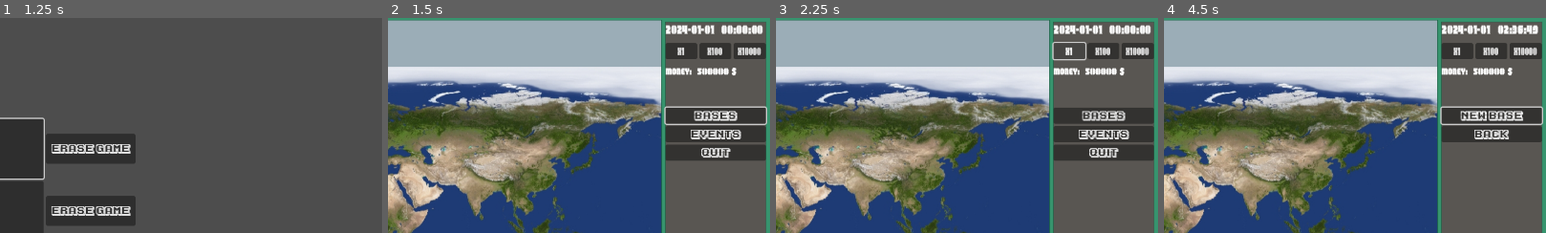
Above: before the commit, frames 1-4 (left to right).
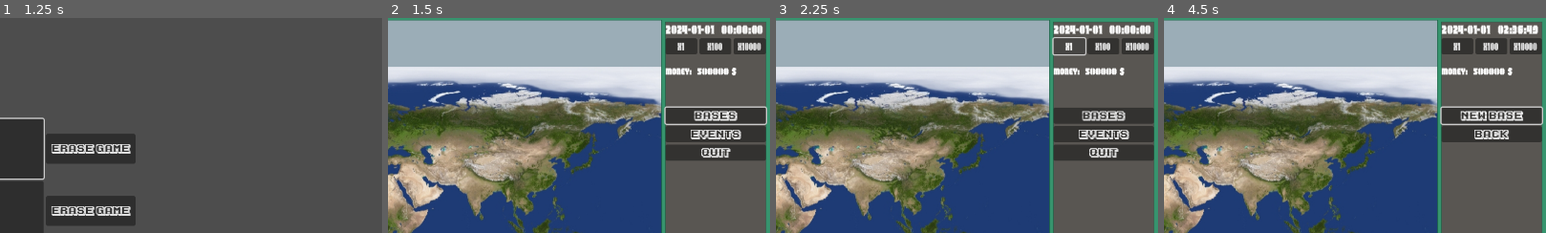
Above: after the commit, the same moments.

Repository: mmyumu/OVNI-godot
Game: Godot game, scene res://menu.tscn
Same seed, same stepped clock (60 frames per second), same inputs: the game is played once before the commit and once after it.
Inputs (mouse positions are % of the whole screen's width and height, from its top left):
- Up to frame 1 (1.25 s): click "Start" at 0.5 s
- Up to frame 2 (1.5 s): click (44, 30) at 1.27 s
- Up to frame 3 (2.25 s): click "x1" at 2 s
- Up to frame 4 (4.5 s): click "x100" at 2.75 s; click "x10000" at 3.5 s; click "Bases" at 4.25 s
The pictures show only the part of the screen within x 50-100%, y 0-50%; the shares and areas given below are measured in that part.

Frame 1 is identical in both runs. In frame 2, 1.6% of the frame differs, in the area x 72-99%, y 9-20%; in frame 3, 1.5%; in frame 4, 1.6%.

Commit message:
Add clock in base view

Diff:
--- a/base/main.tscn
+++ b/base/main.tscn
@@ -1,10 +1,12 @@
-[gd_scene load_steps=6 format=3 uid="uid://c486n4h63xkna"]
+[gd_scene load_steps=8 format=3 uid="uid://c486n4h63xkna"]
 
 [ext_resource type="Script" path="res://base/main.gd" id="1_a23l8"]
 [ext_resource type="PackedScene" uid="uid://ch7s01w5lmnap" path="res://base/background.tscn" id="1_fhmdp"]
 [ext_resource type="FontFile" uid="uid://cu1gycbn7rgh1" path="res://fonts/ka1.ttf" id="4_yc5lt"]
 [ext_resource type="PackedScene" uid="uid://bmso1vmitbyk8" path="res://base/base_layout.tscn" id="5_0x8xb"]
 [ext_resource type="PackedScene" uid="uid://d38erjkct3v6a" path="res://base/menus/base_menu.tscn" id="5_xfhtt"]
+[ext_resource type="PackedScene" uid="uid://bwrmmci14rhu6" path="res://util/clock.tscn" id="6_ljq5c"]
+[ext_resource type="PackedScene" uid="uid://b32brk5tr4td1" path="res://util/global_infos.tscn" id="7_wu5if"]
 
 [node name="Main" type="Node"]
 script = ExtResource("1_a23l8")
@@ -14,9 +16,9 @@
 [node name="BaseNameLabel" type="Label" parent="."]
 custom_minimum_size = Vector2(168, 0)
 offset_left = 1105.0
-offset_top = 7.0
+offset_top = 110.0
 offset_right = 1273.0
-offset_bottom = 30.0
+offset_bottom = 133.0
 theme_override_fonts/font = ExtResource("4_yc5lt")
 text = "Base name"
 horizontal_alignment = 1
@@ -28,6 +30,13 @@
 [node name="BaseMenu" parent="." instance=ExtResource("5_xfhtt")]
 position = Vector2(1105, 150)
 
+[node name="Clock" parent="." instance=ExtResource("6_ljq5c")]
+position = Vector2(1105, 7)
+controls = false
+
+[node name="GlobalInfos" parent="." instance=ExtResource("7_wu5if")]
+position = Vector2(1105, 40)
+
 [connection signal="placing_over" from="BaseLayout" to="." method="_on_base_layout_placing_over"]
 [connection signal="menu_object_pressed" from="BaseMenu/BuildSubMenu" to="." method="_on_build_sub_menu_menu_object_pressed"]
 
--- a/global/clock.gd
+++ /dev/null
@@ -1,15 +0,0 @@
-extends Node2D
-
-func _process(delta):
-	var datetime: Datetime = Saver.data.datetime
-	$VSplitContainer/TimerContainer/DateLabel.text = datetime.get_date_str()
-	$VSplitContainer/TimerContainer/TimeLabel.text = datetime.get_time_str()
-
-func _on_x1_button_pressed():
-	Datetimer.time_factor = 1.
-
-func _on_x100_button_pressed():
-	Datetimer.time_factor = 100.
-
-func _on_x10000_button_pressed():
-	Datetimer.time_factor = 10000.
--- a/global/main.tscn
+++ b/global/main.tscn
@@ -4,8 +4,8 @@
 [ext_resource type="PackedScene" uid="uid://ch7s01w5lmnap" path="res://base/background.tscn" id="1_s62fp"]
 [ext_resource type="PackedScene" uid="uid://cvxq13weiv5vs" path="res://global/menus/global_menu.tscn" id="3_a6hb2"]
 [ext_resource type="PackedScene" uid="uid://bica1ulaw40un" path="res://global/earth_layout.tscn" id="4_pjtn1"]
-[ext_resource type="PackedScene" uid="uid://bwrmmci14rhu6" path="res://global/clock.tscn" id="5_ioyox"]
-[ext_resource type="PackedScene" uid="uid://b32brk5tr4td1" path="res://global/global_infos.tscn" id="6_jm1ub"]
+[ext_resource type="PackedScene" uid="uid://bwrmmci14rhu6" path="res://util/clock.tscn" id="5_ioyox"]
+[ext_resource type="PackedScene" uid="uid://b32brk5tr4td1" path="res://util/global_infos.tscn" id="6_jm1ub"]
 
 [node name="Main" type="Node"]
 script = ExtResource("1_2l2y7")
@@ -23,15 +23,6 @@
 
 [node name="Clock" parent="." instance=ExtResource("5_ioyox")]
 position = Vector2(1105, 7)
-
-[node name="x1Button" parent="Clock/VSplitContainer/ButtonsContainer" index="0"]
-focus_neighbor_bottom = NodePath("../../../../GlobalMenu/RootMenu/Bases")
-
-[node name="x100Button" parent="Clock/VSplitContainer/ButtonsContainer" index="1"]
-focus_neighbor_bottom = NodePath("../../../../GlobalMenu/RootMenu/Bases")
-
-[node name="x10000Button" parent="Clock/VSplitContainer/ButtonsContainer" index="2"]
-focus_neighbor_bottom = NodePath("../../../../GlobalMenu/RootMenu/Bases")
 
 [node name="GlobalInfos" parent="." instance=ExtResource("6_jm1ub")]
 position = Vector2(1105, 80)
--- a/manager/cheat.gd
+++ b/manager/cheat.gd
@@ -5,28 +5,26 @@
 var enabled: bool = false
 
 func _input(event):
-	if event is InputEventKey:
-		if event.pressed and event.keycode == KEY_M:
+	if event is InputEventKey and event.pressed:
+		if event.keycode == KEY_M:
 			current_word += "m"
-		elif event.pressed and event.keycode == KEY_A:
+		elif event.keycode == KEY_A:
 			current_word += "a"
-		elif event.pressed and event.keycode == KEY_K:
+		elif event.keycode == KEY_K:
 			current_word += "k"
-		elif event.pressed and event.keycode == KEY_E:
+		elif event.keycode == KEY_E:
 			current_word += "e"
-		elif event.pressed and event.keycode == KEY_I:
+		elif event.keycode == KEY_I:
 			current_word += "i"
-		elif event.pressed and event.keycode == KEY_T:
+		elif event.keycode == KEY_T:
 			current_word += "t"
-		elif event.pressed and event.keycode == KEY_S:
+		elif event.keycode == KEY_S:
 			current_word += "s"
-		elif event.pressed and event.keycode == KEY_O:
+		elif event.keycode == KEY_O:
 			current_word += "o"
 
 		if enabled:
-			if event.pressed:
-				print(event.keycode)
-			if event.pressed and event.keycode == KEY_SEMICOLON:
+			if event.keycode == KEY_SEMICOLON:
 				Saver.data.money += 100000
 
 	if current_word == "makeitso":
--- /dev/null
+++ b/util/clock.gd
@@ -0,0 +1,22 @@
+@tool
+extends Node2D
+
+@export var controls: bool = true
+
+func _ready():
+	$VBoxContainer/ButtonsContainer.visible = controls
+
+func _process(delta):
+	if not Engine.is_editor_hint():
+		var datetime: Datetime = Saver.data.datetime
+		$VBoxContainer/TimerContainer/DateLabel.text = datetime.get_date_str()
+		$VBoxContainer/TimerContainer/TimeLabel.text = datetime.get_time_str()
+
+func _on_x1_button_pressed():
+	Datetimer.time_factor = 1.
+
+func _on_x100_button_pressed():
+	Datetimer.time_factor = 100.
+
+func _on_x10000_button_pressed():
+	Datetimer.time_factor = 10000.
--- a/global/clock.tscn
+++ b/util/clock.tscn
@@ -1,21 +1,22 @@
 [gd_scene load_steps=4 format=3 uid="uid://bwrmmci14rhu6"]
 
-[ext_resource type="Script" path="res://global/clock.gd" id="1_kp3xb"]
+[ext_resource type="Script" path="res://util/clock.gd" id="1_kp3xb"]
 [ext_resource type="FontFile" uid="uid://chqqcvfcsa8fu" path="res://fonts/shogunate/ShogunateAcademy-vm3lZ.otf" id="3_g2qh6"]
 [ext_resource type="FontFile" uid="uid://c1mgwsb6wtd8q" path="res://fonts/shogunate/ShogunateCondensed-nRxWY.otf" id="4_lf8e6"]
 
 [node name="Clock" type="Node2D"]
 script = ExtResource("1_kp3xb")
+controls = true
 
-[node name="VSplitContainer" type="VSplitContainer" parent="."]
-custom_minimum_size = Vector2(168, 0)
-offset_right = 40.0
-offset_bottom = 40.0
+[node name="VBoxContainer" type="VBoxContainer" parent="."]
+offset_right = 168.0
+offset_bottom = 54.0
 
-[node name="TimerContainer" type="HBoxContainer" parent="VSplitContainer"]
+[node name="TimerContainer" type="HBoxContainer" parent="VBoxContainer"]
 layout_mode = 2
+size_flags_vertical = 0
 
-[node name="DateLabel" type="Label" parent="VSplitContainer/TimerContainer"]
+[node name="DateLabel" type="Label" parent="VBoxContainer/TimerContainer"]
 custom_minimum_size = Vector2(85, 0)
 layout_mode = 2
 size_flags_horizontal = 2
@@ -24,7 +25,7 @@
 text = "2023-01-01
 "
 
-[node name="TimeLabel" type="Label" parent="VSplitContainer/TimerContainer"]
+[node name="TimeLabel" type="Label" parent="VBoxContainer/TimerContainer"]
 custom_minimum_size = Vector2(70, 0)
 layout_mode = 2
 size_flags_horizontal = 6
@@ -33,10 +34,10 @@
 text = "00:00:00"
 horizontal_alignment = 1
 
-[node name="ButtonsContainer" type="HBoxContainer" parent="VSplitContainer"]
+[node name="ButtonsContainer" type="HBoxContainer" parent="VBoxContainer"]
 layout_mode = 2
 
-[node name="x1Button" type="Button" parent="VSplitContainer/ButtonsContainer"]
+[node name="x1Button" type="Button" parent="VBoxContainer/ButtonsContainer"]
 layout_mode = 2
 size_flags_horizontal = 3
 focus_neighbor_right = NodePath("../x100Button")
@@ -44,7 +45,7 @@
 theme_override_font_sizes/font_size = 18
 text = "x1"
 
-[node name="x100Button" type="Button" parent="VSplitContainer/ButtonsContainer"]
+[node name="x100Button" type="Button" parent="VBoxContainer/ButtonsContainer"]
 layout_mode = 2
 size_flags_horizontal = 3
 focus_neighbor_left = NodePath("../x1Button")
@@ -53,7 +54,7 @@
 theme_override_font_sizes/font_size = 18
 text = "x100"
 
-[node name="x10000Button" type="Button" parent="VSplitContainer/ButtonsContainer"]
+[node name="x10000Button" type="Button" parent="VBoxContainer/ButtonsContainer"]
 layout_mode = 2
 size_flags_horizontal = 3
 focus_neighbor_left = NodePath("../x100Button")
@@ -61,6 +62,6 @@
 theme_override_font_sizes/font_size = 18
 text = "x10000"
 
-[connection signal="pressed" from="VSplitContainer/ButtonsContainer/x1Button" to="." method="_on_x1_button_pressed"]
-[connection signal="pressed" from="VSplitContainer/ButtonsContainer/x100Button" to="." method="_on_x100_button_pressed"]
-[connection signal="pressed" from="VSplitContainer/ButtonsContainer/x10000Button" to="." method="_on_x10000_button_pressed"]
+[connection signal="pressed" from="VBoxContainer/ButtonsContainer/x1Button" to="." method="_on_x1_button_pressed"]
+[connection signal="pressed" from="VBoxContainer/ButtonsContainer/x100Button" to="." method="_on_x100_button_pressed"]
+[connection signal="pressed" from="VBoxContainer/ButtonsContainer/x10000Button" to="." method="_on_x10000_button_pressed"]
--- a/global/global_infos.tscn
+++ b/util/global_infos.tscn
@@ -1,6 +1,6 @@
 [gd_scene load_steps=4 format=3 uid="uid://b32brk5tr4td1"]
 
-[ext_resource type="Script" path="res://global/global_infos.gd" id="1_1mvjf"]
+[ext_resource type="Script" path="res://util/global_infos.gd" id="1_1mvjf"]
 [ext_resource type="FontFile" uid="uid://coj3rdtalnn11" path="res://fonts/shogunate/Shogunate-MVYep.otf" id="2_fpg5y"]
 [ext_resource type="FontFile" uid="uid://dbxxuojgvk3fc" path="res://fonts/shogunate/ShogunateExpanded-RpKZ3.otf" id="3_8wsce"]
 
Renamed: global/global_infos.gd -> util/global_infos.gd
